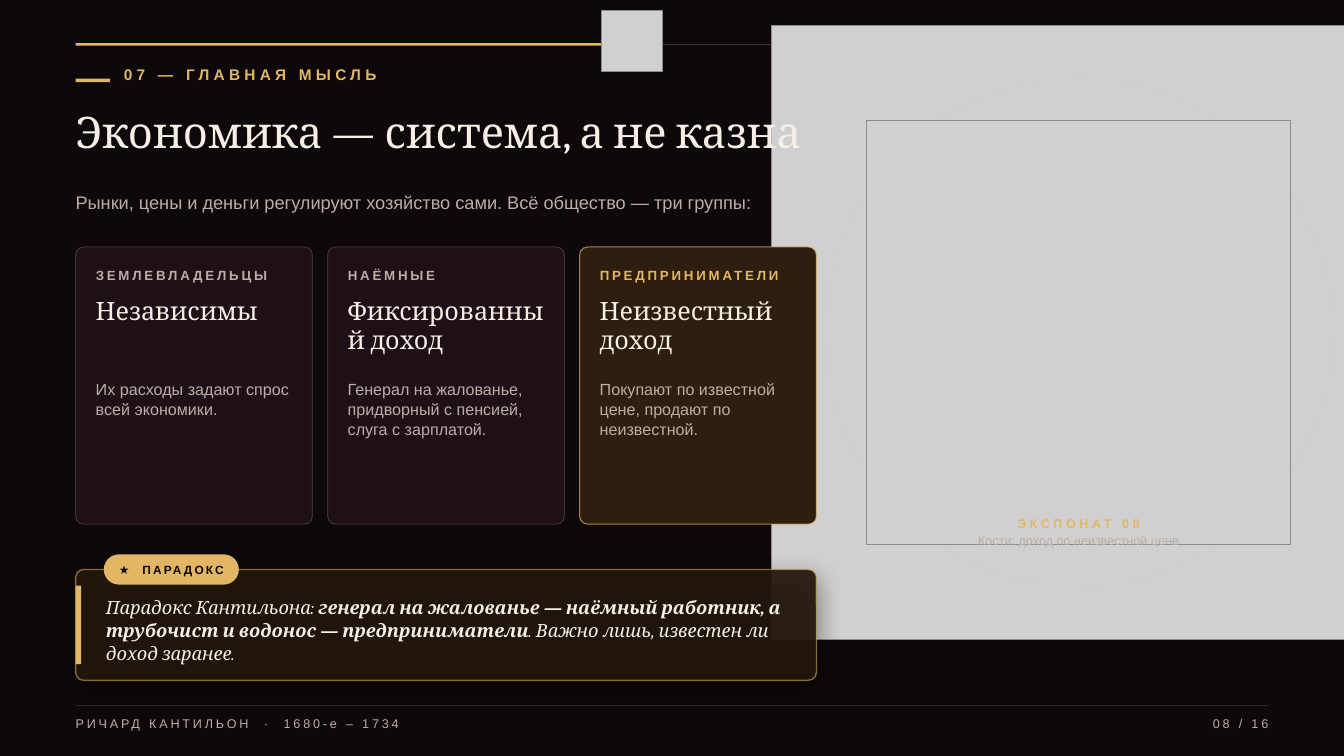
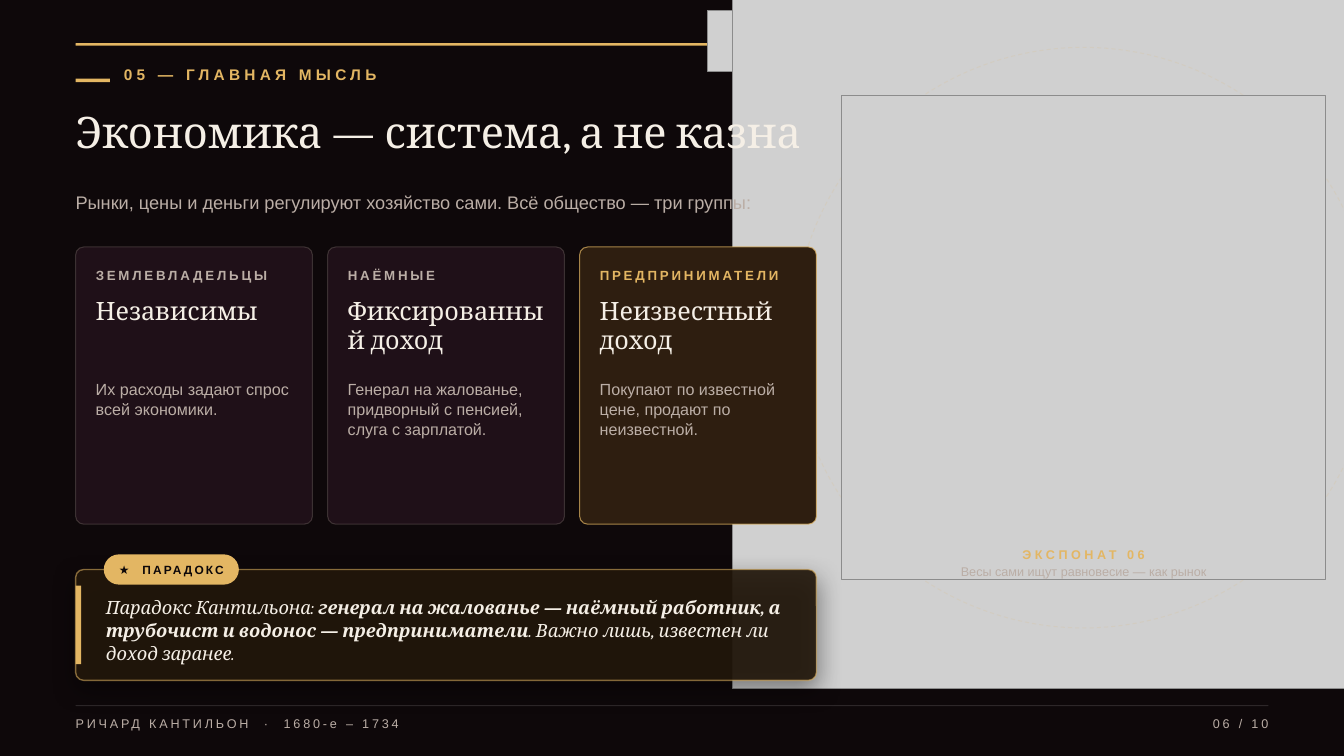
Before and after one commit to overbaffe1/omgGame, a slide deck: slide 6 of exports/cantillon-3d-presentation.pptx (slide 8 before the commit). Drawn at 1344x756 pixels with LibreOffice and Linux fonts; fonts in the diff are those of the drawing; grey boxes stand for pictures; background and template pictures are left out. Boxes give left, top, right and bottom in pixels: in the first picture for what was removed or moved away, otherwise in the second. Text is boxed around its words. In the diff, an @@ line names an element or a change of style, - is before the commit and + after.

```diff
--- a/exports/cantillon-3d-presentation.pptx
+++ b/exports/cantillon-3d-presentation.pptx
@@ picture removed at box(602, 11, 662, 72) @@
@@ picture added at box(708, 11, 768, 72) @@
@@ picture: place and size @@
-picture at box(772, 26, 1344, 640)
+picture at box(733, 0, 1344, 689)
@@ rectangle: place and size @@
-rectangle at box(76, 43, 632, 45)
+rectangle at box(76, 43, 738, 45)
@@ ellipse: place and size @@
-ellipse at box(825, 79, 1333, 587)
+ellipse at box(793, 47, 1344, 628)
@@ text at box(124, 69, 376, 80): text changed @@
-07 — ГЛАВНАЯ МЫСЛЬ
+05 — ГЛАВНАЯ МЫСЛЬ
@@ picture: place and size @@
-picture at box(867, 121, 1291, 544)
+picture at box(842, 96, 1326, 580)
@@ text at box(961, 550, 1207, 576): text changed @@
-ЭКСПОНАТ 08
-Кости: доход по неизвестной цене
+ЭКСПОНАТ 06
+Весы сами ищут равновесие — как рынок
@@ text at box(1213, 719, 1268, 728): text changed @@
-08 / 16
+06 / 10
```
Also in this commit, not shown: 8 other slides changed, 1 slide added, 7 slides removed, 54 other files.
